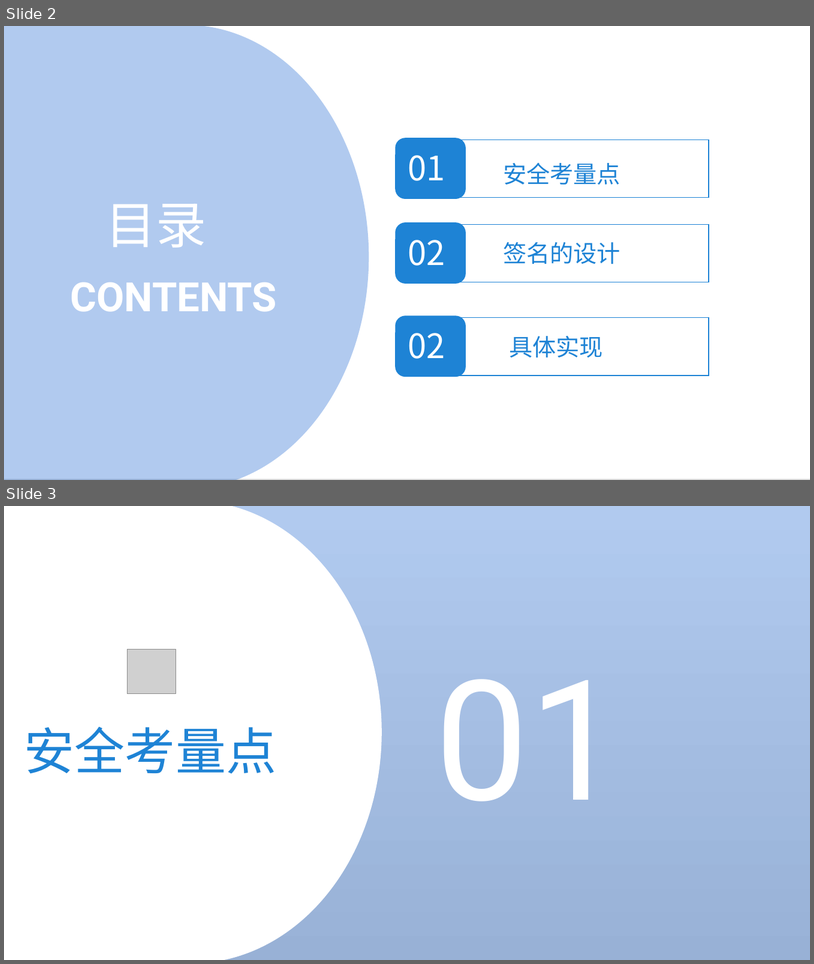
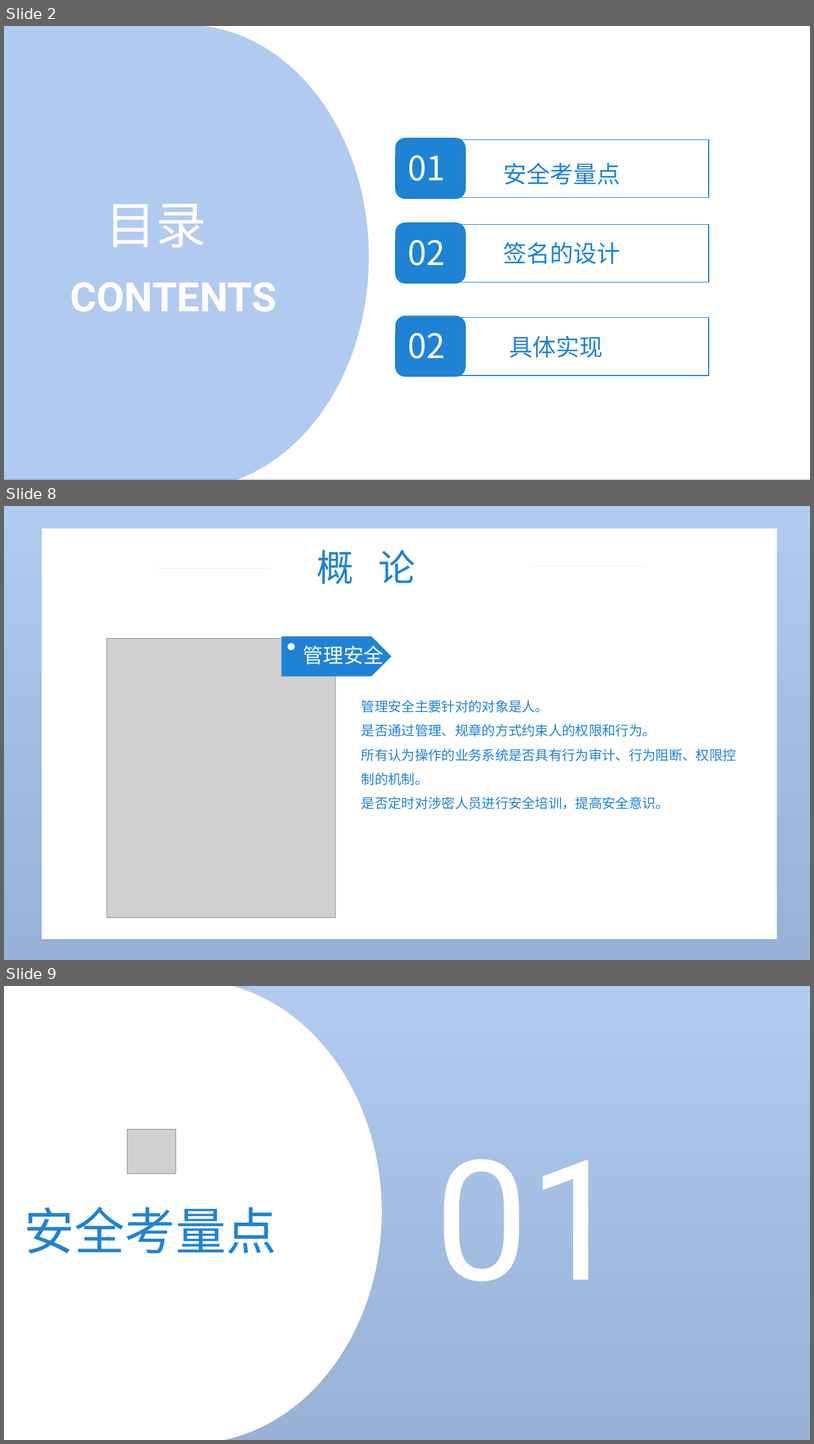
Before and after one commit to taylor840326/blog-vault, a slide deck: _posts/2023/08/开放接口API安全性.pptx. Shown one above the other, each under a label of ours: slides 2 and 3 before the commit, slides 2, 8 and 9 after it; the slides between them are not shown. The pictures are 814x964 and 814x1444 pixels, drawn with LibreOffice and Linux fonts; fonts in the diff are those of the drawing; grey boxes stand for pictures; background and template pictures are left out. Boxes give left, top, right and bottom in pixels: in the first picture for what was removed or moved away, otherwise in the second. Text is boxed around its words. In the diff, an @@ line names an element or a change of style, - is before the commit and + after.

Commit message:
更新接口安全ppt

```diff
--- a/_posts/2023/08/开放接口API安全性.pptx
+++ b/_posts/2023/08/开放接口API安全性.pptx
@@ slide 8 added at [4,506,810,960], background picture (left out); not listed: 1 template element that a slide beside it also shows @@
@@ rectangle added at [42,528,777,939], fill #FFFFFF @@
@@ text added at [317,550,416,584], 44 pt, text #1E83D5 @@
+概 论
@@ line added from (157, 568) to (270, 568), #1E83D5 0.5 pt @@
@@ line added from (644, 567) to (530, 567), #1E83D5 0.5 pt @@
@@ picture added at [107,639,336,918] @@
@@ pentagon arrow added at [282,636,392,676], fill #1E83D5 @@
@@ ellipse added at [288,643,295,650], fill #FFFFFF @@
@@ text added at [303,642,384,669], 24 pt, text #FFFFFF @@
+管理安全
@@ text added at [362,700,737,809], 16 pt, text #1E83D5 @@
+管理安全主要针对的对象是人。
+是否通过管理、规章的方式约束人的权限和行为。
+所有认为操作的业务系统是否具有行为审计、行为阻断、权限控制的机制。
+是否定时对涉密人员进行安全培训，提高安全意识。
@@ what was slide 3 is now slide 9 @@
```
Also in this commit, not shown: 2 slides changed, 5 other slides added.
